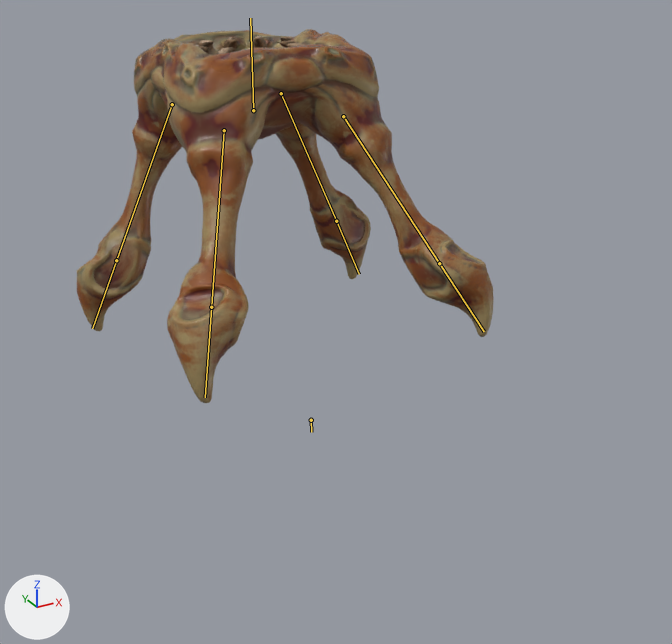
An edit to the glTF model assets/meshes/crawler/crawler_rigged.gltf, drawn before and after from the same camera.
Before and after are seen from a camera (50 mm lens) standing at (-3.59, -6.64, 4.35) and looking at (0.15, 0.16, 0.95). Every picture has the same lights, and +X, +Y and +Z are marked at lower left. The first picture is the older version. Both versions are drawn at frame 3 of the action 'Jump'; the numbers are the values there. The bones that change are drawn over the model as lines.

Names of what the first picture shows: 'Retopo_Cube.001', 'Retopo_Cube.003'.
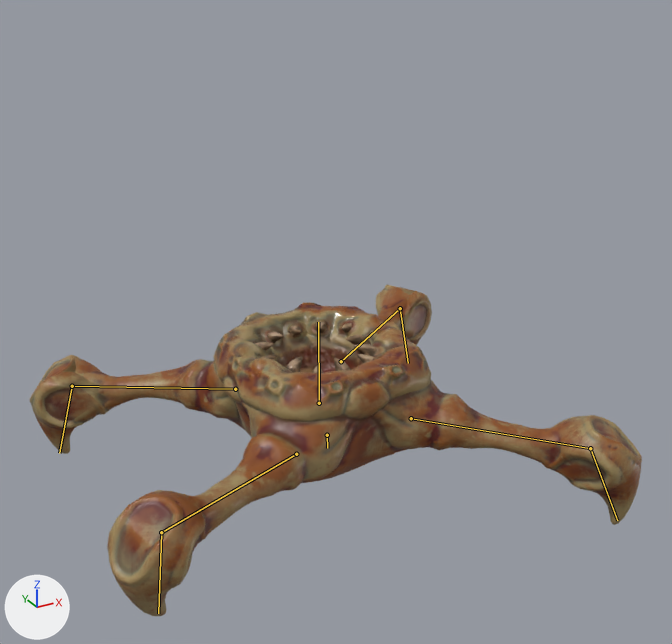
The change, as a list of edits to the scene's bpy script:
```text
Change bone_root:
    where bone_root = bpy.data.objects['Armature'].pose.bones['Root']
    bone_root.location: (0.0, 0.0, 0.383) -> (0.0, 0.0, 0.055)
Change bone_body:
    where bone_body = bpy.data.objects['Armature'].pose.bones['Body']  # child of 'Root'
    bone_body.location: (0.048, 2.761, -1.219) -> (0.048, 0.208, -0.254)
Change bone_lega0_left:
    where bone_lega0_left = bpy.data.objects['Armature'].pose.bones['LegA0_Left']  # child of 'Body'
    bone_lega0_left.rotation_quaternion: (0.877, -0.458, 0.017, 0.141) -> (0.985, -0.009, -0.045, -0.107)  # degrees (-54, 9, 14) -> degrees (0, -5, -12)
Change bone_legaa1_left:
    where bone_legaa1_left = bpy.data.objects['Armature'].pose.bones['LegaA1_Left']  # child of 'LegA0_Left'
    bone_legaa1_left.rotation_quaternion: (0.789, 0.49, 0.011, 0.371) -> (0.985, -0.076, -0.003, -0.115)  # degrees (56, -20, 39) -> degrees (-9, -1, -13)
Change bone_lega1_left:
    where bone_lega1_left = bpy.data.objects['Armature'].pose.bones['LegA1_Left']  # child of 'Body'
    bone_lega1_left.rotation_quaternion: (0.79, -0.603, 0.023, 0.106) -> (0.991, -0.06, 0.017, 0.043)  # degrees (-74, 9, 8) -> degrees (-7, 2, 5)
Change bone_legaa2_left:
    where bone_legaa2_left = bpy.data.objects['Armature'].pose.bones['LegaA2_Left']  # child of 'LegA1_Left'
    bone_legaa2_left.rotation_quaternion: (0.792, 0.469, 0.017, -0.39) -> (0.999, 0.017, 0.001, 0.008)  # degrees (53, 23, -41) -> degrees (2, 0, 1)
Change bone_lega0_right:
    where bone_lega0_right = bpy.data.objects['Armature'].pose.bones['LegA0_Right']  # child of 'Body'
    bone_lega0_right.rotation_quaternion: (0.876, -0.459, -0.018, -0.146) -> (0.988, -0.072, -0.004, -0.022)  # degrees (-54, -10, -14) -> degrees (-8, -1, -2)
Change bone_legaa1_right:
    where bone_legaa1_right = bpy.data.objects['Armature'].pose.bones['LegaA1_Right']  # child of 'LegA0_Right'
    bone_legaa1_right.rotation_quaternion: (0.789, 0.481, -0.011, -0.381) -> (0.978, 0.092, -0.001, -0.076)  # degrees (55, 20, -41) -> degrees (11, 1, -9)
Change bone_lega1_right:
    where bone_lega1_right = bpy.data.objects['Armature'].pose.bones['LegA1_Right']  # child of 'Body'
    bone_lega1_right.rotation_quaternion: (0.78, -0.616, -0.023, -0.101) -> (0.992, -0.048, -0.013, -0.033)  # degrees (-76, -9, -8) -> degrees (-5, -2, -4)
Change bone_legaa2_right:
    where bone_legaa2_right = bpy.data.objects['Armature'].pose.bones['LegaA2_Right']  # child of 'LegA1_Right'
    bone_legaa2_right.rotation_quaternion: (0.791, 0.471, -0.016, 0.39) -> (0.998, -0.034, -0.001, -0.048)  # degrees (53, -23, 41) -> degrees (-4, 0, -5)
```

Where the change shows, as pixel boxes (x1, y1, x2, y2) in the pictures (672 x 644 px):
'Retopo_Cube.001', posed (47% wider, 11% shorter): before (77, 29, 494, 403); after (30, 284, 642, 616)
'Retopo_Cube.003', posed: before (190, 36, 304, 54); after (255, 322, 378, 373)
bone 'Root', root to tip: before (311, 420) to (311, 432); after (327, 435) to (327, 448)
bone 'Body', root to tip: before (253, 110) to (250, 18); after (319, 403) to (318, 322)
bone 'LegA0_Left', root to tip: before (224, 130) to (211, 307); after (296, 454) to (161, 532)
bone 'LegaA1_Left', root to tip: before (211, 307) to (205, 397); after (161, 532) to (158, 613)
bone 'LegA1_Left', root to tip: before (172, 104) to (116, 260); after (235, 389) to (72, 386)
bone 'LegaA2_Left', root to tip: before (116, 260) to (92, 328); after (72, 386) to (59, 453)
bone 'LegA0_Right', root to tip: before (343, 116) to (439, 263); after (411, 418) to (590, 448)
bone 'LegaA1_Right', root to tip: before (439, 263) to (484, 331); after (590, 448) to (617, 520)
bone 'LegA1_Right', root to tip: before (281, 93) to (336, 221); after (341, 361) to (400, 308)
bone 'LegaA2_Right', root to tip: before (336, 221) to (359, 274); after (400, 308) to (408, 363)
